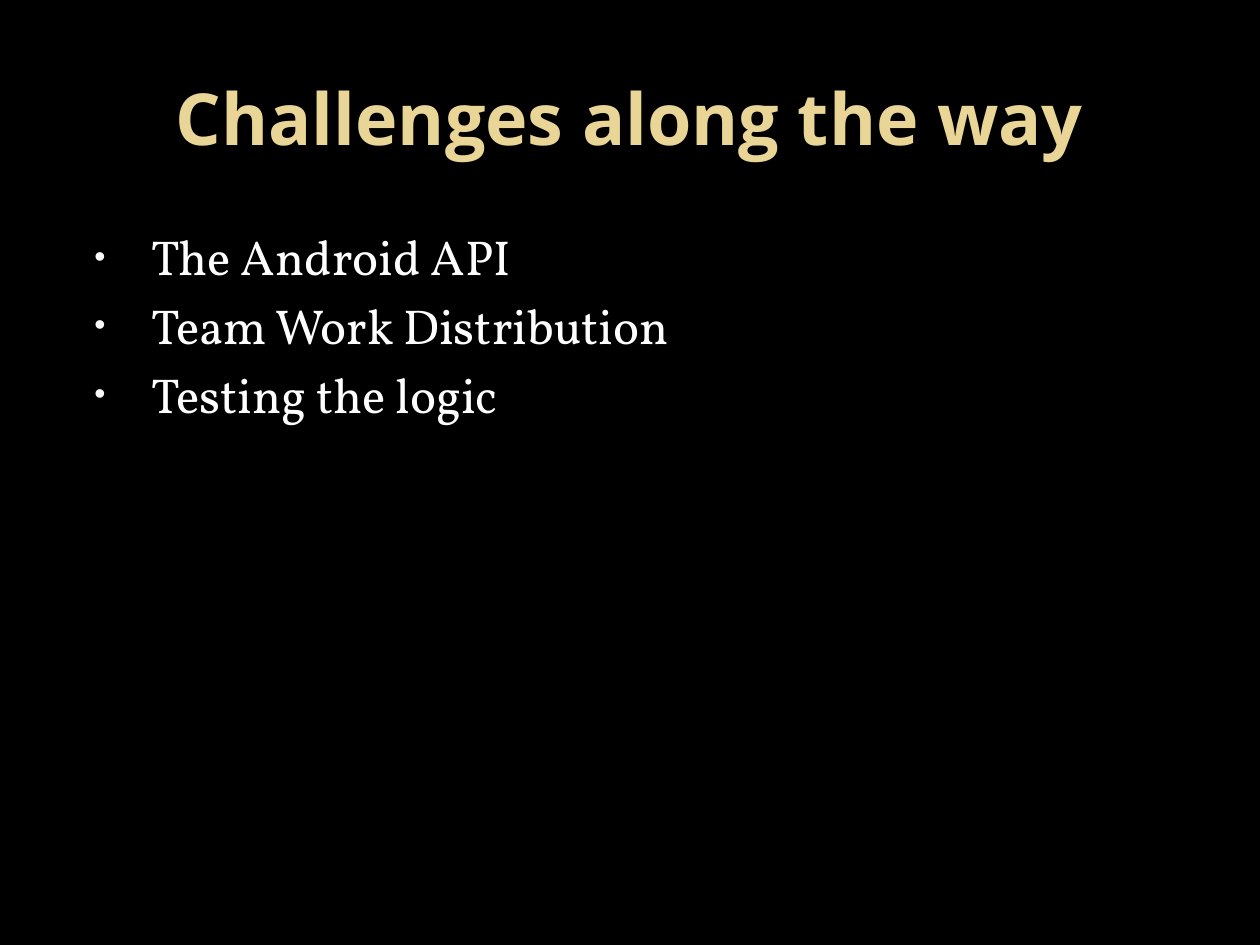
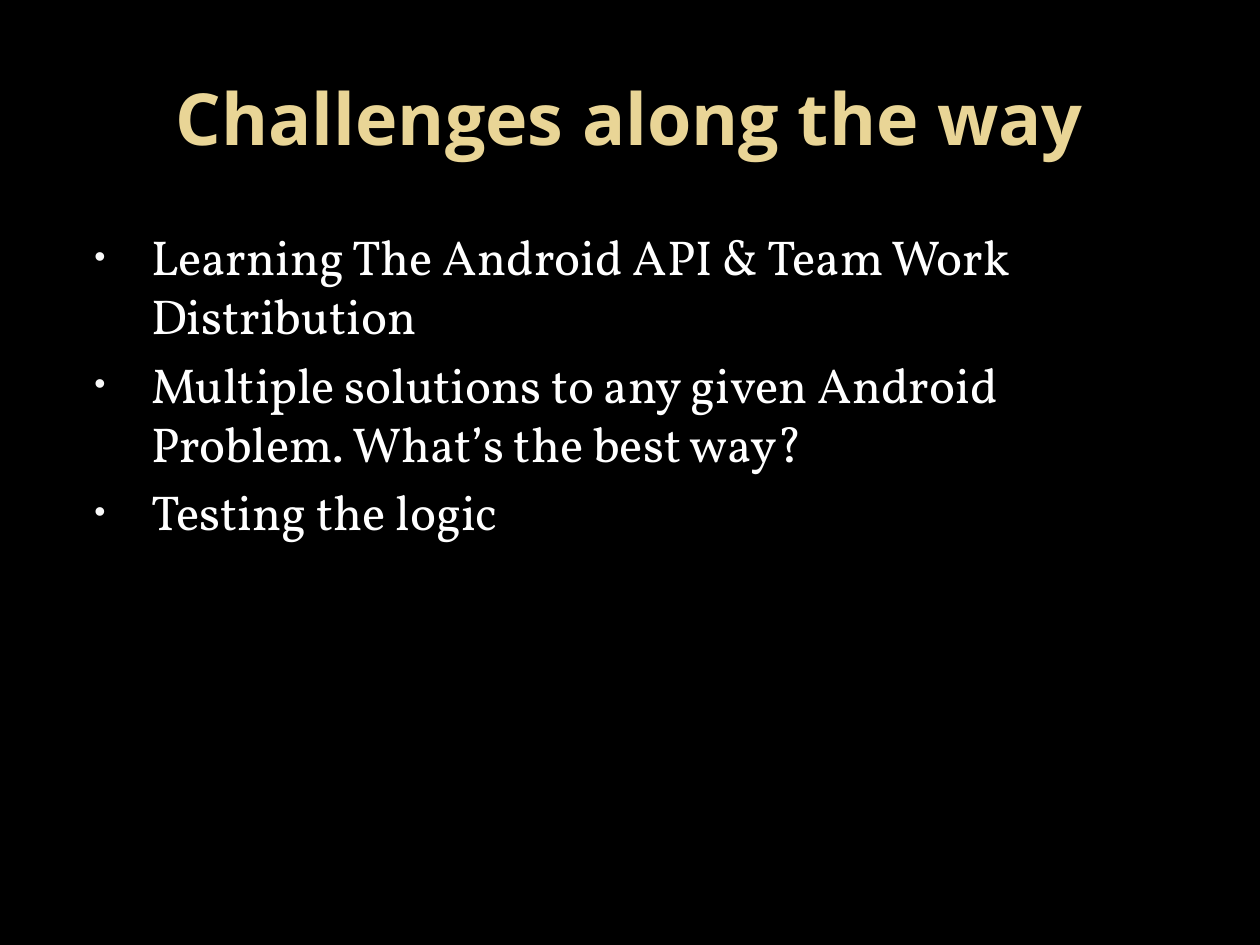
Before and after one commit to kbaileyky/CS5103-SMS, a slide deck: slide 11 of Documents/Presentation/CS5103 SMS MSGR .pptx (slide 12 before the commit). Drawn at 1260x945 pixels with LibreOffice and Linux fonts; fonts in the diff are those of the drawing; background and template pictures are left out. Boxes give left, top, right and bottom in pixels: in the first picture for what was removed or moved away, otherwise in the second. Text is boxed around its words. In the diff, an @@ line names an element or a change of style, - is before the commit and + after.

```diff
--- a/Documents/Presentation/CS5103 SMS MSGR .pptx
+++ b/Documents/Presentation/CS5103 SMS MSGR .pptx
@@ text at (x1=151, y1=240, x2=1010, y2=475): text changed @@
-• The Android API
-• Team Work Distribution
+• Learning The Android API & Team Work Distribution
+• Multiple solutions to any given Android Problem. What’s the best way?
```
Also in this commit, not shown: 10 other slides changed, 4 slides added, 3 slides removed.
